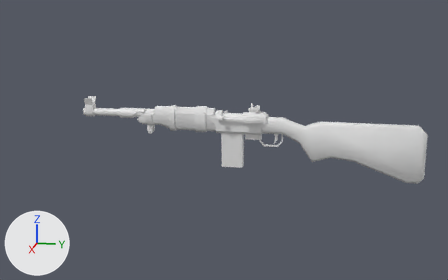
The OBJ model src/main/resources/hbm/models/weapons/carbine.obj, before and after one commit.
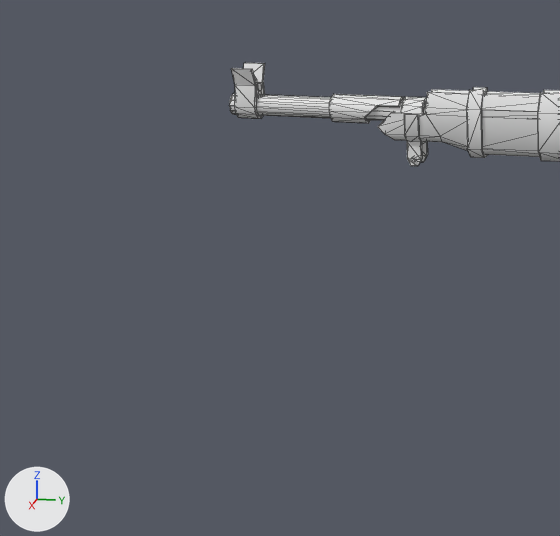
Old and new are each drawn whole from a 50 mm lens placed at (28.01, 4.56, 6.88), pointed at (-0.09, -1.06, -0.14) and again close up on the part from 0% to 45% of the width and 26% to 96% of the height. Arrows for +X, +Y and +Z are at lower left; the lights stay in place. The last two pictures show the newer version. The close-ups show mesh edges as thin lines. Where no turn or scale is listed for an object, it has been applied to the vertices.

The older version as bpy lines, for what is in view:
```python
me_gun = bpy.data.meshes.new('Gun')
me_gun.from_pydata(...)  # 736 vertices, 1198 faces; spans x -0.7..0.7, y -8.0..8.1, z -1.7..1.7
ob_gun = bpy.data.objects.new('Gun', me_gun)
ob_gun.location = (0.0, 0.0, 0.0)
```
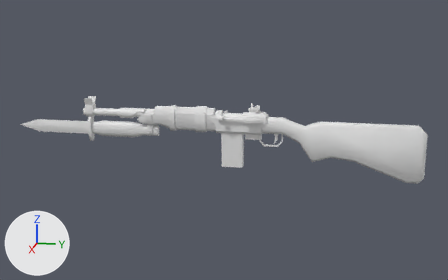
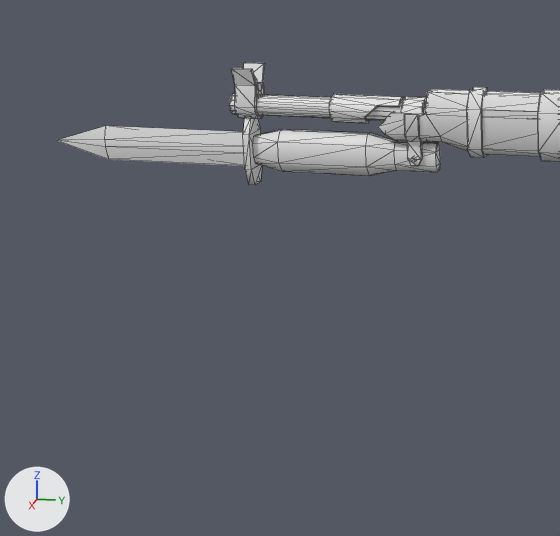
What differs and where, as boxes [x1, y1, x2, y2] in the close-ups (560 x 536 px):
'Bayonet', added: after [57, 117, 440, 185]

The change, as a list of edits to the scene's bpy script:
```text
Add me_bayonet:
    me_bayonet.from_pydata(...)  # 69 vertices, 116 faces; spans x -0.25..0.25, y -11.5..-4.25, z -0.44..0.81
Add ob_bayonet:
    ob_bayonet = bpy.data.objects.new('Bayonet', me_bayonet)
    ob_bayonet.location = (0.0, 0.0, 0.0)
```
